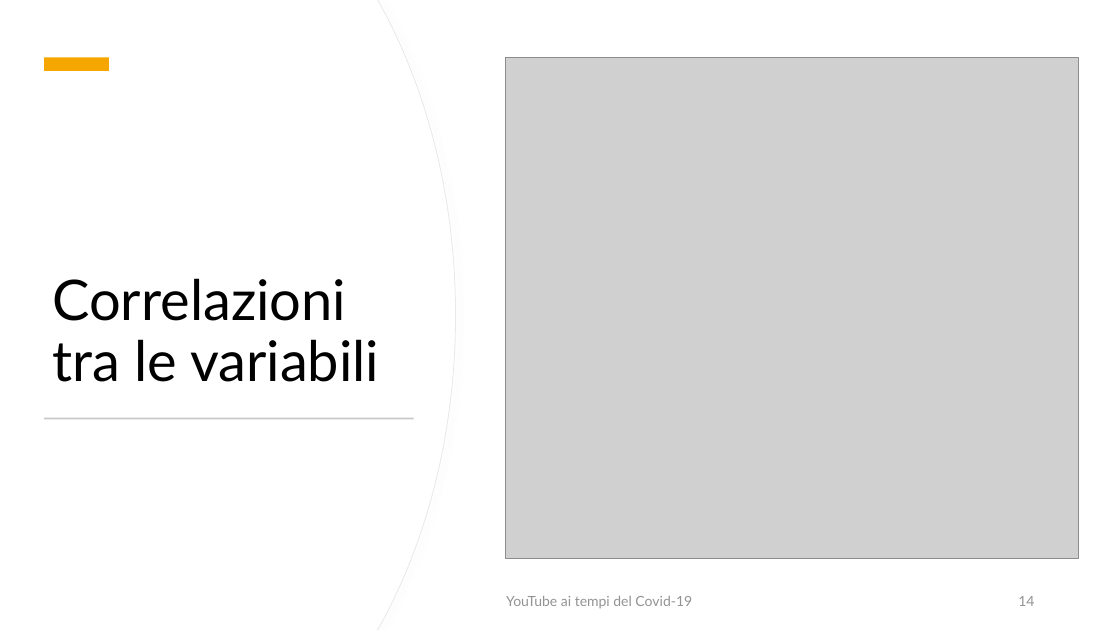
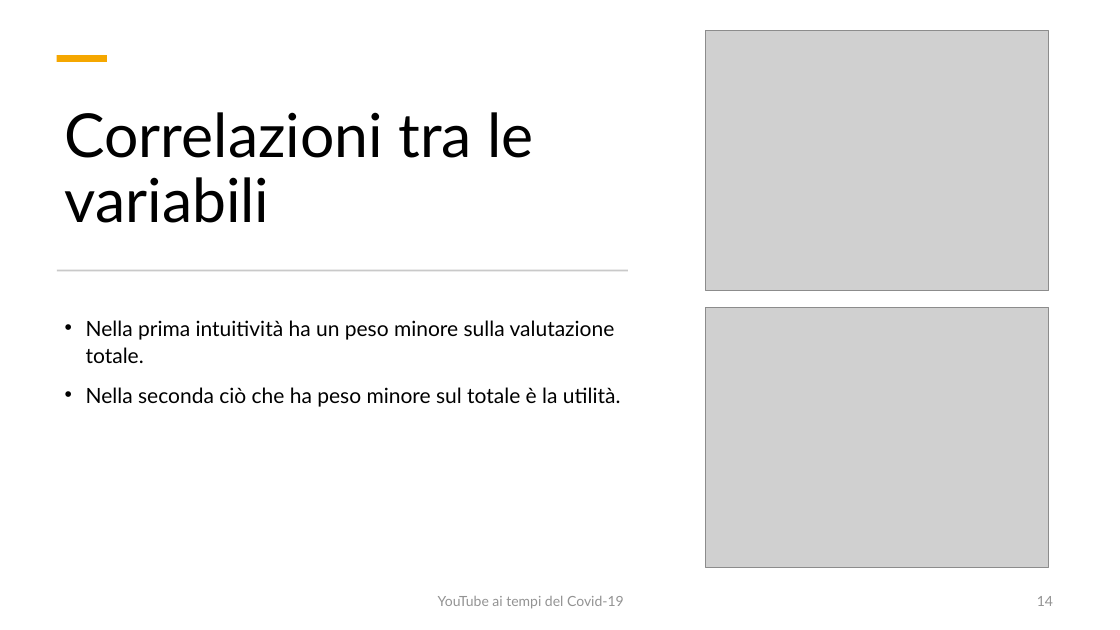
Before and after one commit to fedelux3/Youtube_trending_analysis, a slide deck: slide 14 of presentazione/presentazione.pptx. Drawn at 1120x630 pixels with LibreOffice and Linux fonts; fonts in the diff are those of the drawing; grey boxes stand for pictures. Boxes give left, top, right and bottom in pixels: in the first picture for what was removed or moved away, otherwise in the second. Text is boxed around its words. In the diff, an @@ line names an element or a change of style, - is before the commit and + after.

Commit message:
Changes two slides in the ppt

```diff
--- a/presentazione/presentazione.pptx
+++ b/presentazione/presentazione.pptx
@@ freeform shape removed at bbox=[0, 0, 455, 630] @@
@@ freeform shape removed at bbox=[0, 0, 455, 630] @@
@@ rectangle: place and size @@
-rectangle at bbox=[44, 58, 109, 71]
+rectangle at bbox=[56, 55, 107, 62]
@@ picture removed at bbox=[506, 57, 1079, 559] @@
@@ picture added at bbox=[706, 31, 1049, 291] @@
@@ title "Correlazioni tra le variabili": place and size @@
-title "Correlazioni tra le variabili" at bbox=[52, 278, 379, 382]
+title "Correlazioni tra le variabili" at bbox=[65, 112, 533, 223]
@@ title "Correlazioni tra le variabili" at bbox=[65, 112, 533, 223]: size 48 to 52 pt @@
@@ rectangle added at bbox=[57, 270, 628, 271], fill #C9C9C9 @@
@@ text added at bbox=[86, 320, 621, 407], 18 pt, text #000000 @@
+• Nella prima intuitività ha un peso minore sulla valutazione totale.
+• Nella seconda ciò che ha peso minore sul totale è la utilità.
@@ picture added at bbox=[706, 308, 1049, 567] @@
@@ rectangle removed at bbox=[45, 418, 414, 419] @@
@@ text "YouTube ai tempi del Covid-19": place and size @@
-text "YouTube ai tempi del Covid-19" at bbox=[506, 596, 692, 608]
+text "YouTube ai tempi del Covid-19" at bbox=[438, 596, 624, 609]
@@ text "YouTube ai tempi del Covid-19" at bbox=[438, 596, 624, 609]: alignment left to right @@
@@ page number: place and size @@
-page number at bbox=[1018, 596, 1034, 606]
+page number at bbox=[1037, 596, 1053, 606]
```
Also in this commit, not shown: 1 other slide changed.
